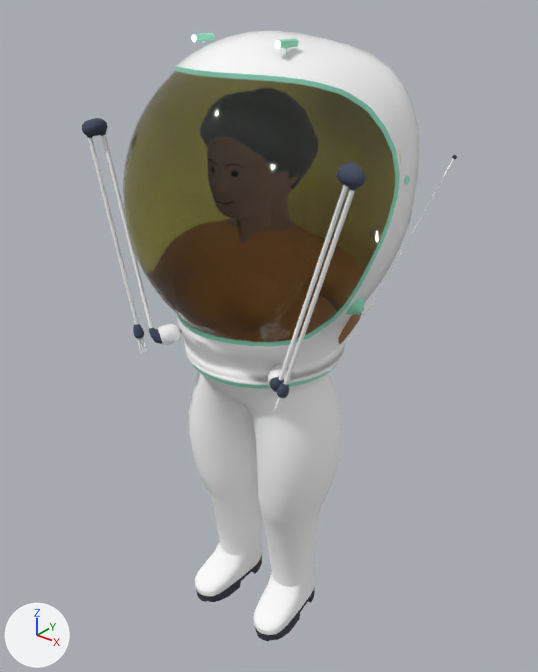
What one commit did to the glTF model Assets/Spacesuit/Spacesuit.glb.
Before and after are seen from a 50 mm lens placed at (1.342, -1.657, 2.07), pointed at (-0.013, 0.037, 1.019). The lights are fixed; the arrows at lower left show +X, +Y and +Z. Where no turn or scale is listed for an object, it has been applied to the vertices. Vertices at the same position are counted once.

The first picture shows 'Canopy', 'MaleBody-LOD0', 'Robotic_Arms', 'Spacesuit_Capsule', 'Spacesuit_Legs'.
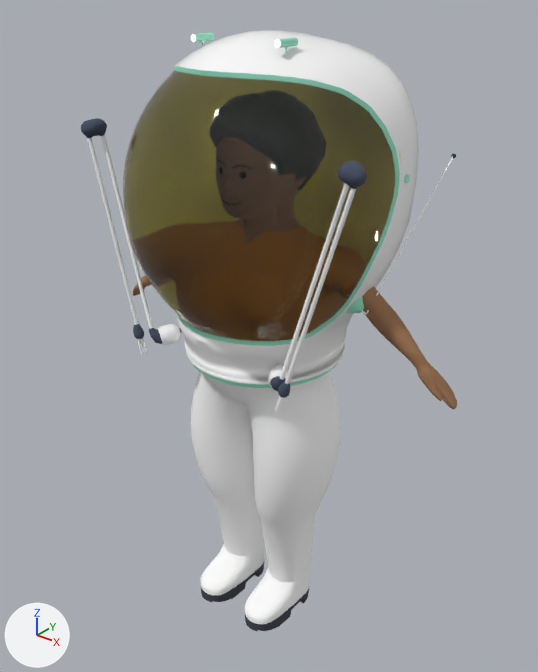
Diff of the bpy script that builds the scene:
```diff
--- a/Assets/Spacesuit/Spacesuit.glb.py
+++ b/Assets/Spacesuit/Spacesuit.glb.py
@@ me_cube_005 @@
 # used by ob_femalebody_lod0; location = (-0.001, 0.0, 0.0)
-me_cube_005.from_pydata(...)  # 3483 vertices, 6720 faces; spans x -0.233..0.282, y -0.21..0.122, z 0.7..1.698
+me_cube_005.from_pydata(...)  # 3483 vertices, 6720 faces; spans x -0.638..0.636, y -0.13..0.119, z 0.7..1.699
+# me_cube_005 part 1: 3119 of 3483 vertices moved; they spanned x -0.233..0.282, y -0.21..0.122, z 0.7..1.666 and now span x -0.638..0.636, y -0.13..0.119, z 0.7..1.668; mean shift (0.0, 0.011, 0.016); largest move (-0.024, -0.204, 1.072) -> (-0.637, 0.031, 1.005)
 me_cube_005.materials.append(mat_skin)
@@ me_cube_004 @@
 # used by ob_malebody_lod0; location = (0.0, 0.0, 0.0)
-me_cube_004.from_pydata(...)  # 3813 vertices, 7372 faces; spans x -0.244..0.293, y -0.215..0.135, z 0.622..1.696
+me_cube_004.from_pydata(...)  # 3813 vertices, 7372 faces; spans x -0.646..0.646, y -0.099..0.136, z 0.624..1.697
+# me_cube_004 part 2: 3279 of 3813 vertices moved; they spanned x -0.244..0.293, y -0.215..0.134, z 0.622..1.671 and now span x -0.646..0.646, y -0.099..0.117, z 0.624..1.672; mean shift (-0.001, 0.014, 0.018); largest move (-0.017, -0.204, 1.059) -> (-0.643, 0.045, 1.001)
 me_cube_004.materials.append(mat_skin_001)
@@ me_cylinder_021 @@
 # used by ob_spacesuit_legs; location = (0.0, 0.0, 0.0)
-me_cylinder_021.from_pydata(...)  # 1432 vertices, 2830 faces; spans x -0.268..0.268, y -0.246..0.245, z -0.022..1.076
+me_cylinder_021.from_pydata(...)  # 1432 vertices, 2830 faces; spans x -0.26..0.26, y -0.245..0.245, z 0.001..1.077
+# me_cylinder_021 part 3: 1431 of 1432 vertices moved; they spanned x -0.268..0.268, y -0.246..0.245, z -0.022..1.076 and now span x -0.26..0.26, y -0.245..0.245, z 0.001..1.077; mean shift (0.0, -0.001, 0.003); largest move (0.148, -0.202, -0.017) -> (0.106, -0.215, 0.018)
 me_cylinder_021.materials.append(mat_spacesuit_fabric)
@@ ob_spacesuit_capsule @@
 ob_spacesuit_capsule = bpy.data.objects.new('Spacesuit_Capsule', me_cylinder_019)
-ob_spacesuit_capsule.parent = ob_spine
-ob_spacesuit_capsule.location = (0.0, -0.31, -0.815)
-ob_spacesuit_capsule.rotation_euler = (-0.309, 0.0, 0.0)  # degrees (-18, 0, 0)
+ob_spacesuit_capsule.location = (0.0, 0.0, 0.0)
```

Pixel boxes (x1, y1, x2, y2) of what changed, in the pictures (538 x 672 px):
'Canopy', moved, turned: before (123, 71, 395, 342); after (123, 70, 395, 341)
'Spacesuit_Legs', reshaped: before (189, 324, 341, 641); after (190, 361, 341, 631)
'Spacesuit_Capsule', moved, turned: before (175, 31, 457, 385); after (174, 30, 456, 384)
'Robotic_Arms', moved, turned: before (82, 118, 366, 412); after (81, 118, 367, 411)
'MaleBody-LOD0', reshaped: before (338, 295, 362, 344); after (133, 275, 457, 409)
'FemaleBody-LOD0', reshaped (not visible before): after (134, 280, 451, 408)
